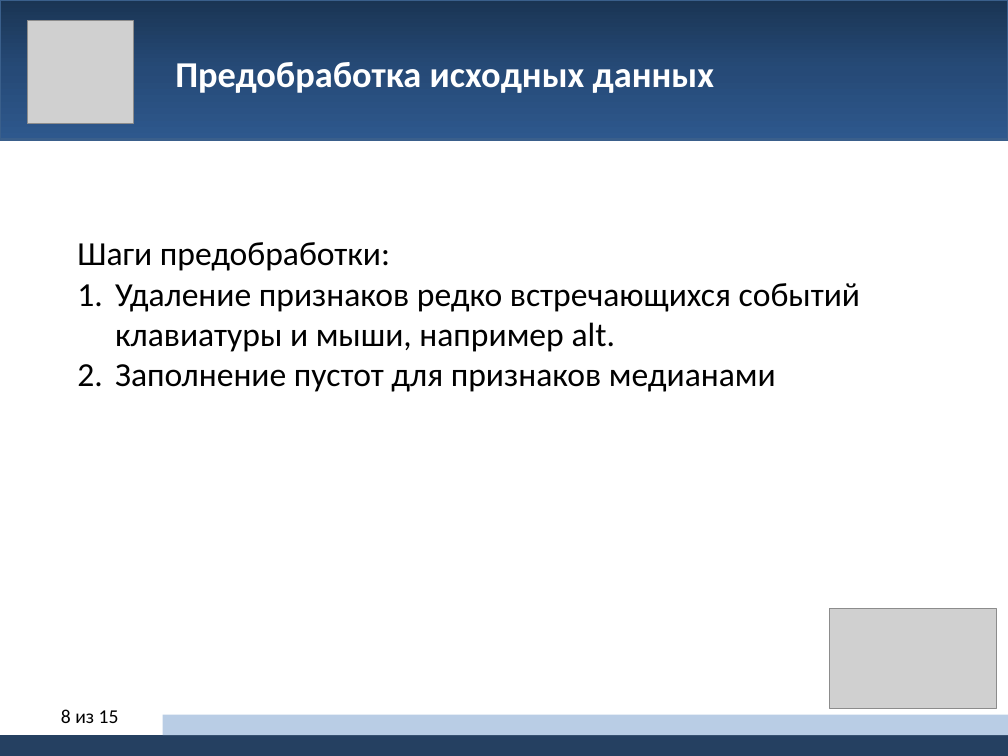
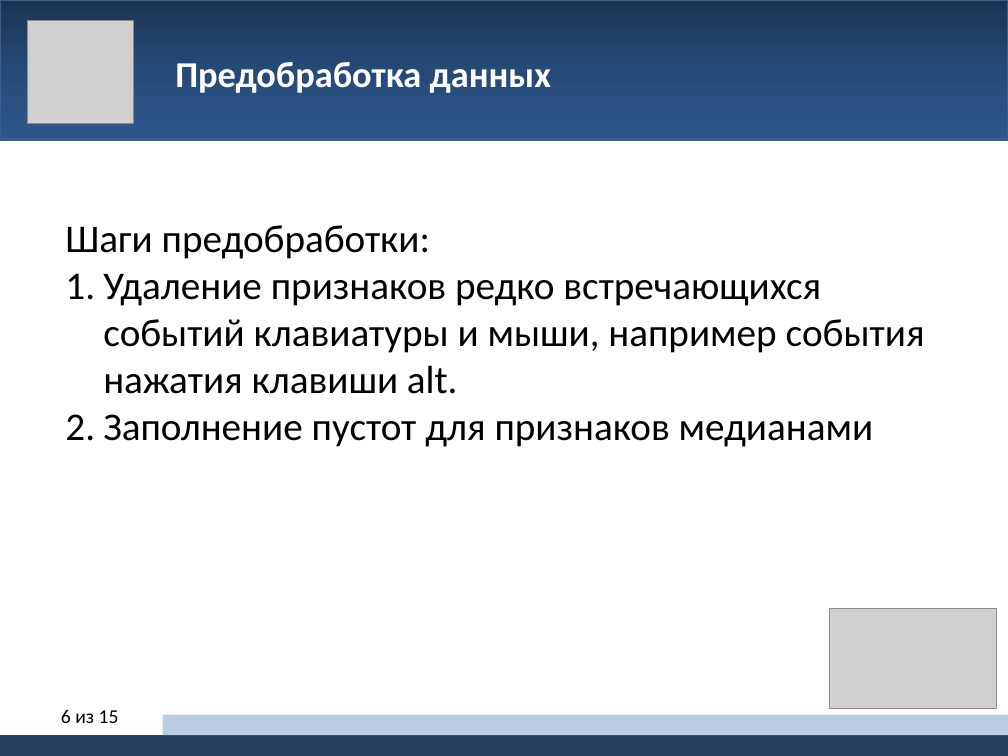
Before and after one commit to sultanovazamat/insider-threat-detection, a slide deck: slide 6 of reports/ppt_report.pptx (slide 8 before the commit). Drawn at 1008x756 pixels with LibreOffice and Linux fonts; fonts in the diff are those of the drawing; grey boxes stand for pictures. Boxes give left, top, right and bottom in pixels: in the first picture for what was removed or moved away, otherwise in the second. Text is boxed around its words. In the diff, an @@ line names an element or a change of style, - is before the commit and + after.

```diff
--- a/reports/ppt_report.pptx
+++ b/reports/ppt_report.pptx
@@ text at <box>175,62,551,93</box>: text changed @@
-  Предобработка исходных данных
+  Предобработка данных
@@ text "Шаги предобработки:": place and size @@
-text "Шаги предобработки:" at <box>77,242,860,392</box>
+text "Шаги предобработки:" at <box>65,225,925,447</box>
@@ text at <box>65,225,874,447</box>: size 24 to 28 pt in "Шаги предобработки:", "Заполнение пустот для признаков медианами" @@
@@ text at <box>103,274,925,394</box>: text changed; size 24 to 28 pt @@
-1. Удаление признаков редко встречающихся событий клавиатуры и мыши, например alt.
+1. Удаление признаков редко встречающихся событий клавиатуры и мыши, например события нажатия клавиши alt.
@@ page number at <box>61,709,119,723</box>: text changed @@
-8 из 15
+6 из 15
```
Also in this commit, not shown: 8 other slides changed, 5 slides removed, 4 other files.
